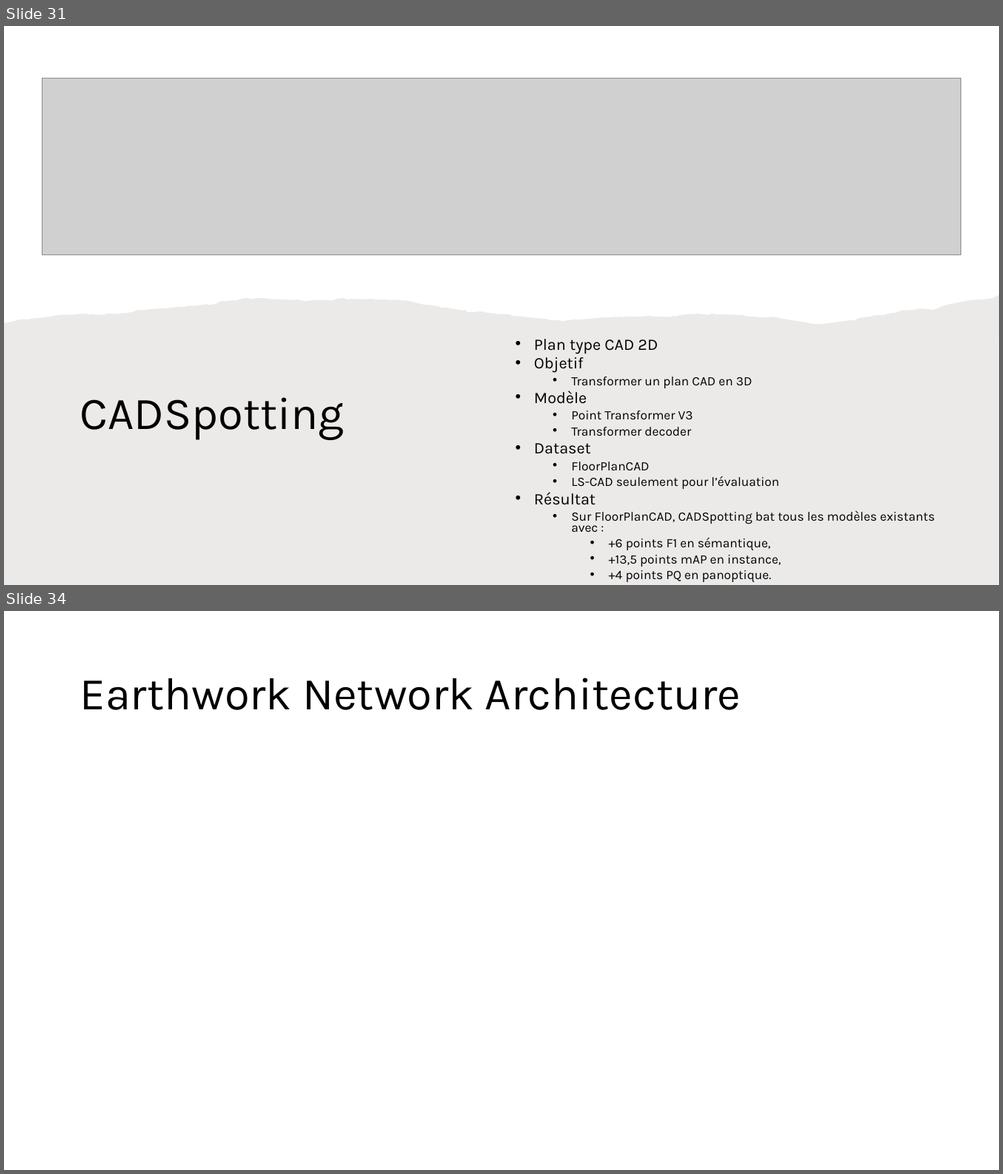
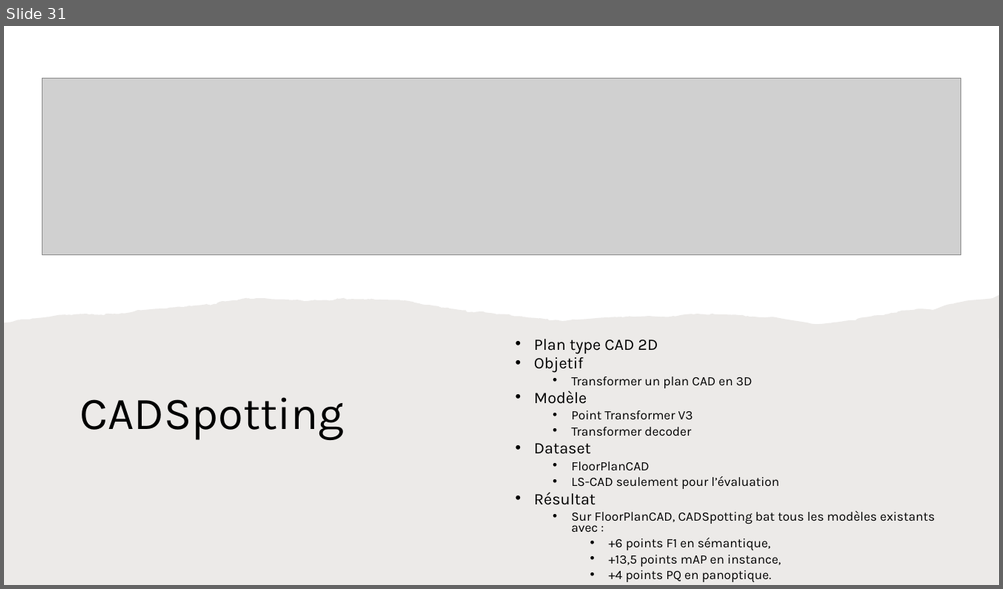
Before and after one commit to IzowRM/Stage-Cetic, a slide deck: Doc Slide/Slide Jeudi 11_09.pptx. Shown one above the other, each under a label of ours: slides 31 and 34 before the commit, slide 31 after it; the slides between them are not shown. The pictures are 1003x1174 and 1003x589 pixels, drawn with LibreOffice and Linux fonts; fonts in the diff are those of the drawing; grey boxes stand for pictures. Boxes give left, top, right and bottom in pixels: in the first picture for what was removed or moved away, otherwise in the second. Text is boxed around its words. In the diff, an @@ line names an element or a change of style, - is before the commit and + after.

```diff
--- a/Doc Slide/Slide Jeudi 11_09.pptx
+++ b/Doc Slide/Slide Jeudi 11_09.pptx
@@ slide 34 removed at <box>4,611,999,1170</box>, background #FFFFFF @@
@@ title removed at <box>79,678,741,710</box> @@
-Earthwork Network Architecture
```
Also in this commit, not shown: 9 slides changed, 1 slide added, 2 other slides removed, 10 other files.
